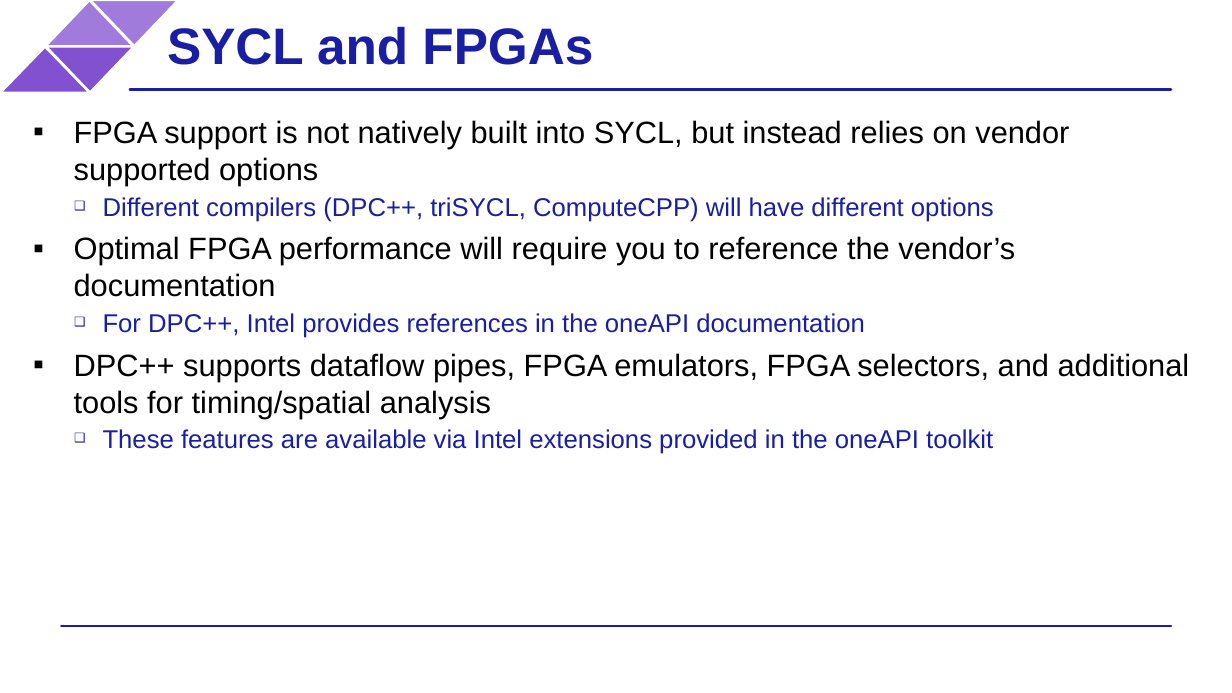
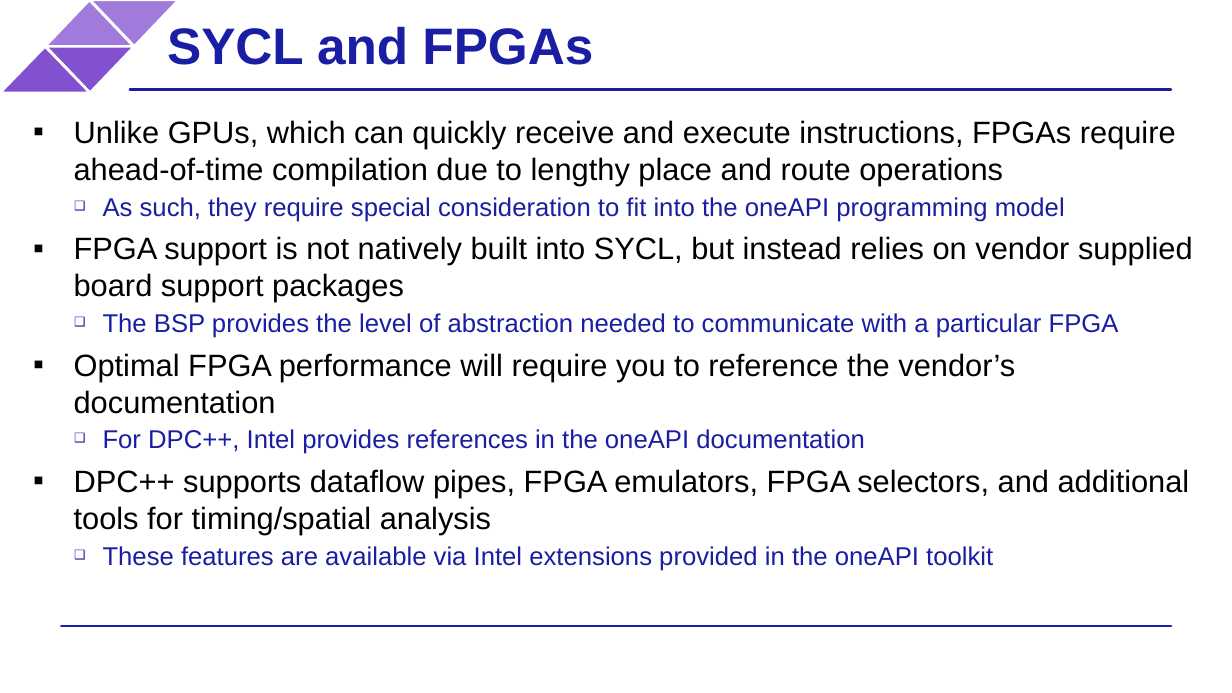
Before and after one commit to BenjaminMFindley/Reconfig-2-SYCL-DPCPP, a slide deck: slide 3 of Slides/SYCL_FPGA.pptx (slide 2 before the commit). Drawn at 1232x693 pixels with LibreOffice and Linux fonts; fonts in the diff are those of the drawing; background and template pictures are left out. Boxes give left, top, right and bottom in pixels: in the first picture for what was removed or moved away, otherwise in the second. Text is boxed around its words. In the diff, an @@ line names an element or a change of style, - is before the commit and + after.

```diff
--- a/Slides/SYCL_FPGA.pptx
+++ b/Slides/SYCL_FPGA.pptx
@@ text at (74,120,1193,338): text changed @@
-▪ FPGA support is not natively built into SYCL, but instead relies on vendor supported options
-  ❑ Different compilers (DPC++, triSYCL, ComputeCPP) will have different options
+▪ Unlike GPUs, which can quickly receive and execute instructions, FPGAs require ahead-of-time compilation due to lengthy place and route operations
+  ❑ As such, they require special consideration to fit into the oneAPI programming model
+▪ FPGA support is not natively built into SYCL, but instead relies on vendor supplied board support packages
+  ❑ The BSP provides the level of abstraction needed to communicate with a particular FPGA
```
Also in this commit, not shown: 5 other slides changed.
